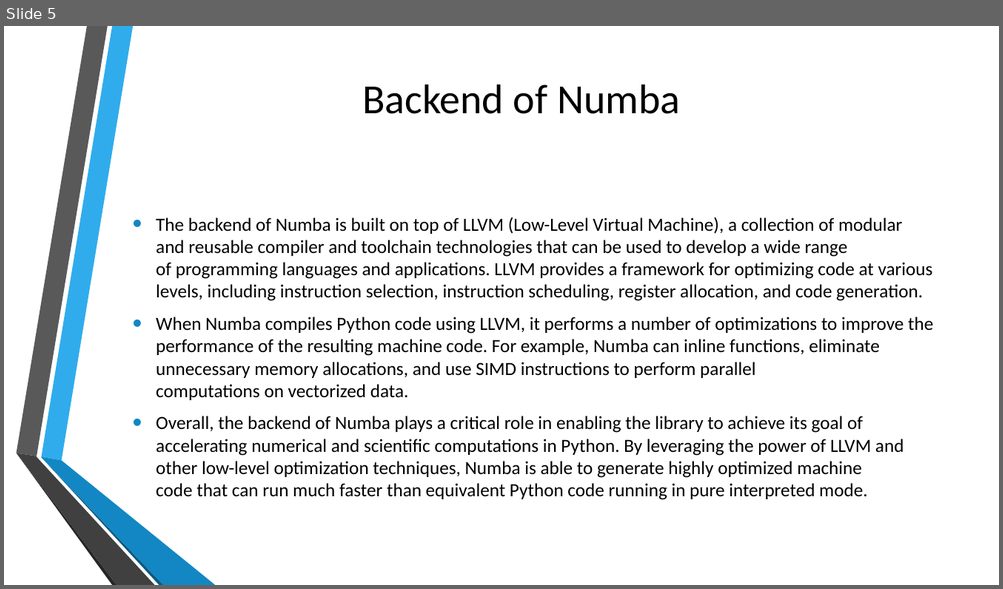
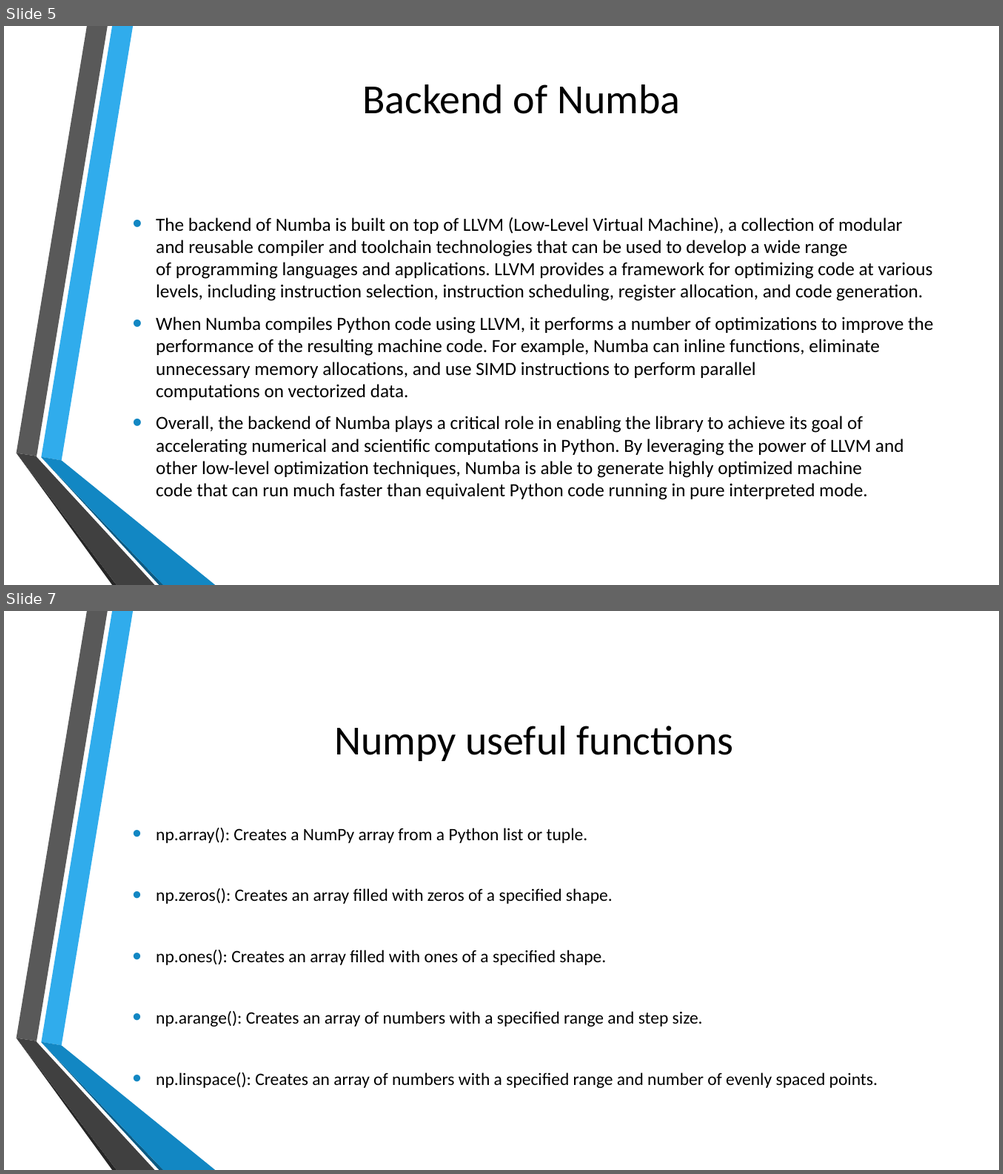
Before and after one commit to DevNerds2020/Numba-Numpy, a slide deck: Numba-Numpy.pptx. Shown one above the other, each under a label of ours: slide 5 before the commit, slides 5 and 7 after it; the slides between them are not shown. The pictures are 1003x589 and 1003x1174 pixels, drawn with LibreOffice and Linux fonts; fonts in the diff are those of the drawing; background and template pictures are left out. Boxes give left, top, right and bottom in pixels: in the first picture for what was removed or moved away, otherwise in the second. Text is boxed around its words. In the diff, an @@ line names an element or a change of style, - is before the commit and + after.

Commit message:
added Numpy

```diff
--- a/Numba-Numpy.pptx
+++ b/Numba-Numpy.pptx
@@ slide 7 added at [4, 611, 999, 1170], background picture (left out); not listed: 6 template elements that a slide beside it also shows @@
@@ title added at [334, 726, 733, 761], 40 pt, text #000000 @@
+Numpy useful functions
@@ text added at [156, 828, 877, 1088], 16.8 pt, text #000000 @@
+• np.array(): Creates a NumPy array from a Python list or tuple.
+• np.zeros(): Creates an array filled with zeros of a specified shape.
+• np.ones(): Creates an array filled with ones of a specified shape.
+• np.arange(): Creates an array of numbers with a specified range and step size.
+• np.linspace(): Creates an array of numbers with a specified range and number of evenly spaced points.
```
Also in this commit, not shown: 1 slide changed, 4 other slides added, 3 other files.
